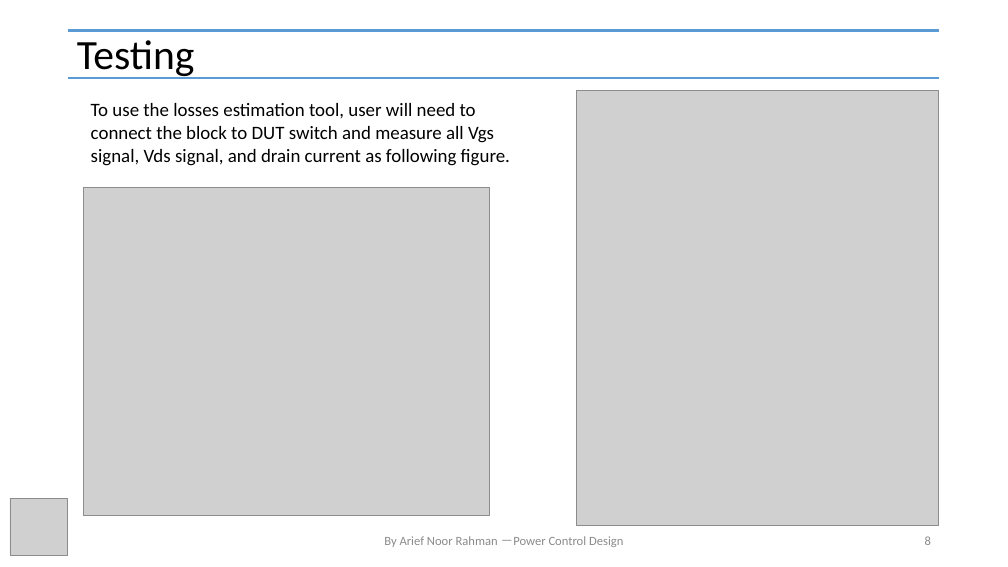
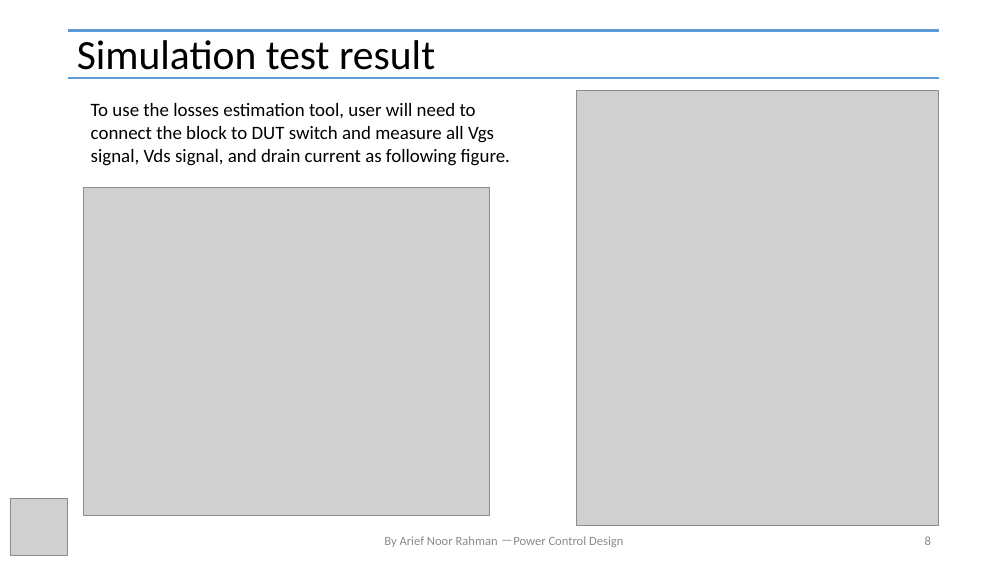
Before and after one commit to physicboy/QSPICE, a slide deck: slide 8 of Ideal PWL Transient Losses Analysis/PWL Losses Analysis.pptx. Drawn at 1008x567 pixels with LibreOffice and Linux fonts; fonts in the diff are those of the drawing; grey boxes stand for pictures. Boxes give left, top, right and bottom in pixels: in the first picture for what was removed or moved away, otherwise in the second. Text is boxed around its words. In the diff, an @@ line names an element or a change of style, - is before the commit and + after.

```diff
--- a/Ideal PWL Transient Losses Analysis/PWL Losses Analysis.pptx
+++ b/Ideal PWL Transient Losses Analysis/PWL Losses Analysis.pptx
@@ title at [77,40,435,79]: text changed @@
-Testing
+Simulation test result
```
Also in this commit, not shown: 1 other slide changed.
